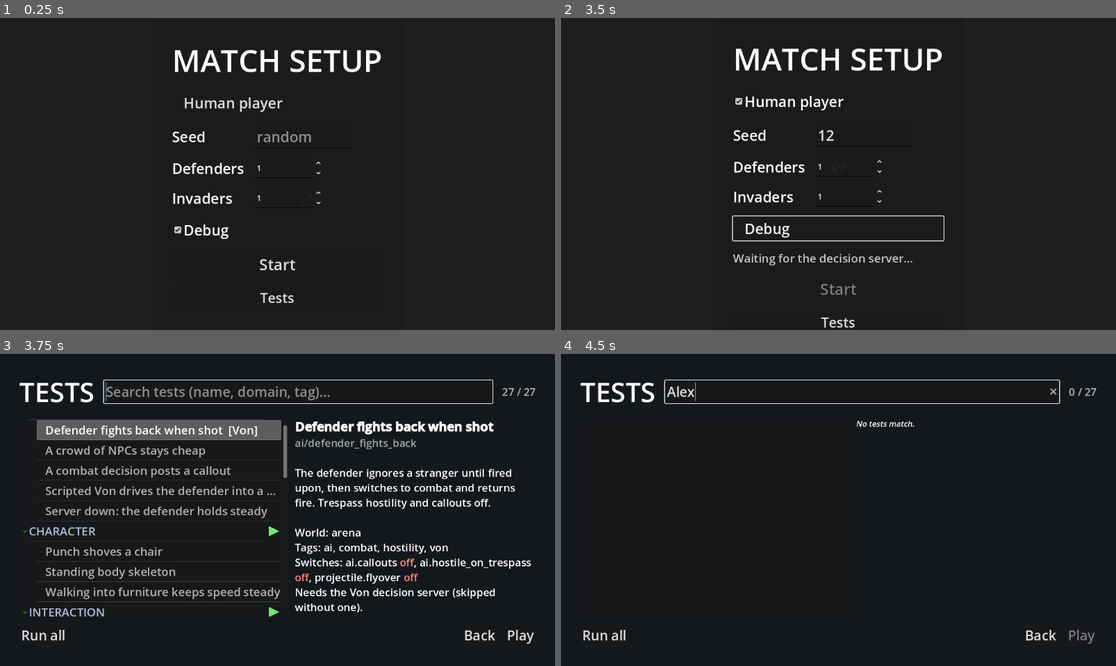
Above: before the commit, frames 1-4 (two rows, left to right).
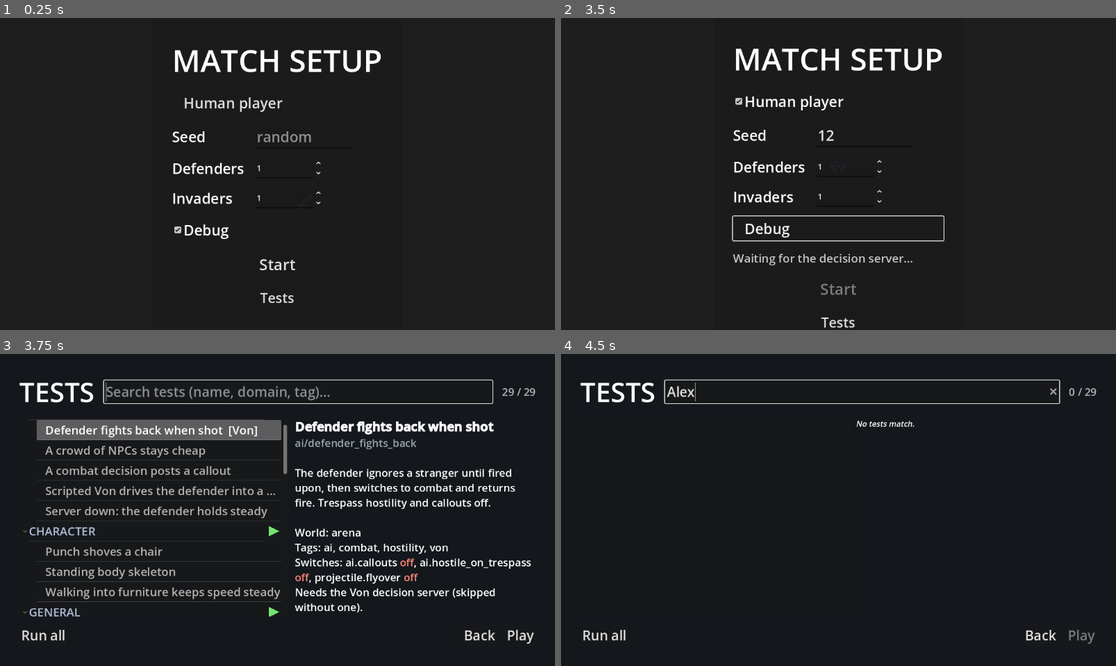
Above: after the commit, the same moments.

Repository: AnthonyThomasson/Example-Godot
Game: Godot game, scene res://scenes/main.tscn
Two runs of this game, one before a commit and one after it. Both use one fixed random seed, a clock stepped at 60 frames per second and the inputs below.
Inputs (mouse positions are in pixels of both pictures, inside the frame that each line leads up to):
- Up to frame 1 (0.25 s): no input
- Up to frame 2 (3.5 s): click (866, 136) at 0.52 s; type "12" at 0.6 s; click "Start" at 1.25 s; click "Human player" at 2 s; click "Debug" at 2.75 s
- Up to frame 3 (3.75 s): click "Tests" at 3.5 s
- Up to frame 4 (4.5 s): click (860, 391) at 4.27 s; type "Alex" at 4.35 s

Frames 1-2 are identical in both runs. In frame 3, 0.3% of the frame differs, in the area x 5-97%, y 10-85%; in frame 4, less than 0.1%.

Commit message:
Improve the camera: wheel zoom, spectator hand-pan
Mouse wheel zooms the camera in either mode. In the spectator framing
view, WASD or the mouse at a screen edge pans it by hand, and after 5 s
without camera input the automatic framing eases back in. New Keybinds
actions (CAMERA_*, ZOOM_IN/OUT) and camera exports make it all
configurable. Adds camera tests and updates the skills.

Closes #9

Co-Authored-By: Claude Sonnet 5.5 <noreply@anthropic.com>

Diff:
--- a/scenes/general/camera_controller.gd
+++ b/scenes/general/camera_controller.gd
@@ -1,6 +1,9 @@
 extends Camera2D
 
 ## Camera behavior: centers on player, but leads toward the mouse when it approaches screen edges.
+## The mouse wheel zooms. In framing mode (the spectator view) the viewer can also take the camera
+## by hand — pan with the camera keys or by pushing the mouse to a screen edge — and after
+## `manual_hold` seconds without camera input the automatic framing eases back in.
 ## This file owns all camera tuning and follows the input pattern.
 
 ## Higher = slower, smoother follow (the camera lerps by 1/follow_speed each frame).
@@ -17,28 +20,80 @@
 ## Framing group: extra world-space padding kept around the framed combatants so they aren't flush
 ## to the screen edge.
 @export var frame_margin: float = 160.0
-## Clamp for the fit-to-combatants zoom (Camera2D zoom: larger = more zoomed in).
-@export var min_zoom: float = 0.4   ## Most zoomed-out the framing is allowed to get.
-@export var max_zoom: float = 2.0   ## Most zoomed-in the framing is allowed to get.
+## Clamp for every zoom, the fit-to-combatants framing and the mouse wheel alike (Camera2D zoom:
+## larger = more zoomed in).
+@export var min_zoom: float = 0.4   ## Most zoomed-out the camera is allowed to get.
+@export var max_zoom: float = 2.0   ## Most zoomed-in the camera is allowed to get.
 var _frame_mode: bool = false       ## When on, frames `_frame_targets` instead of following `_player`.
 var _frame_targets: Array[Node2D] = []  ## The nodes to keep framed (the match combatants).
 
+## Each wheel notch scales the zoom by this factor (> 1; larger = bigger steps).
+@export var zoom_step: float = 1.1
+## Whether the viewer may pan a framing camera by hand. Off where WASD already drives a character.
+@export var pan_enabled: bool = true
+## Hand-pan speed, in screen pixels per second (so it feels the same at any zoom).
+@export var pan_speed: float = 700.0
+## Width (px) of the screen-edge band where the mouse pans the camera; 0 turns edge panning off.
+@export var edge_pan_margin: float = 24.0
+## Seconds without camera input before a hand-steered framing camera returns to automatic framing.
+@export var manual_hold: float = 5.0
+var _manual: bool = false        ## Framing mode only: the viewer has taken over position and zoom.
+var _idle: float = 0.0           ## Seconds since the last camera input while `_manual`.
+var _zoom_level: float = 1.0     ## The zoom the camera eases toward whenever it isn't auto-fitting.
+var _mouse_pos := Vector2.ZERO   ## Last mouse position seen over the window.
+var _mouse_in_window: bool = false  ## Edge panning needs a live pointer: not yet seen, or left, = off.
+
 
 func _ready() -> void:
+	_zoom_level = zoom.x
 	_player = get_node_or_null(target_path)
 	if not _player:
 		push_warning("Camera: could not find target node at %s" % target_path)
 
 
-func _process(_delta: float) -> void:
+## A pointer that left the window (or a window that lost focus) keeps its last edge position, so
+## it stops counting as an edge pan.
+func _notification(what: int) -> void:
+	if what == NOTIFICATION_WM_MOUSE_EXIT or what == NOTIFICATION_WM_WINDOW_FOCUS_OUT:
+		_mouse_in_window = false
+
+
+func _input(event: InputEvent) -> void:
+	if event is InputEventMouseMotion:
+		_mouse_pos = event.position
+		_mouse_in_window = true
+
+
+## The mouse wheel (or whatever ZOOM_IN / ZOOM_OUT are bound to) zooms in either mode; UI that
+## scrolls with the wheel gets it first.
+func _unhandled_input(event: InputEvent) -> void:
+	var direction := 0.0
+	if event.is_action_pressed(Keybinds.ZOOM_IN):
+		direction = 1.0
+	elif event.is_action_pressed(Keybinds.ZOOM_OUT):
+		direction = -1.0
+	else:
+		return
+	# A trackpad scroll arrives as fractional wheel notches.
+	var notches := 1.0
+	if event is InputEventMouseButton and event.factor > 0.0:
+		notches = event.factor
+	_take_over()
+	_zoom_level = clampf(_zoom_level * pow(zoom_step, direction * notches), min_zoom, max_zoom)
+
+
+func _process(delta: float) -> void:
 	if _frame_mode:
-		_frame_combatants()
+		_steer_by_hand(delta)
+		if not _manual:
+			_frame_combatants()
+			return
+	elif _player:
+		var target_pos := _calculate_target_position()
+		global_position = global_position.lerp(target_pos, 1.0 / follow_speed)
+	else:
 		return
-	if not _player:
-		return
-
-	var target_pos := _calculate_target_position()
-	global_position = global_position.lerp(target_pos, 1.0 / follow_speed)
+	zoom = zoom.lerp(Vector2(_zoom_level, _zoom_level), 1.0 / follow_speed)
 
 
 ## Switch to framing mode: ease to keep every live node in `targets` on screen (used by the
@@ -49,6 +104,41 @@
 		if t is Node2D:
 			_frame_targets.append(t)
 	_frame_mode = not _frame_targets.is_empty()
+	_manual = false
+
+
+## Framing mode: pan by the camera keys / screen edge, handing control to the viewer while they do
+## and back to the automatic framing once `manual_hold` seconds pass without any camera input.
+func _steer_by_hand(delta: float) -> void:
+	var pan := (Keybinds.get_camera_vector() + _edge_pan()).limit_length(1.0) if pan_enabled else Vector2.ZERO
+	if pan != Vector2.ZERO:
+		_take_over()
+		global_position += pan * pan_speed * delta / zoom.x
+	elif _manual:
+		_idle += delta
+		if _idle >= manual_hold:
+			_manual = false
+
+
+## Framing mode: the viewer just used the camera. Freeze the automatic framing where it is and
+## restart the idle clock. (Following has no manual state — the wheel only moves `_zoom_level`.)
+func _take_over() -> void:
+	if not _frame_mode:
+		return
+	_idle = 0.0
+	if not _manual:
+		_manual = true
+		_zoom_level = zoom.x
+
+
+## Pan direction from the mouse pushing against a screen edge: each axis -1, 0 or 1.
+func _edge_pan() -> Vector2:
+	if edge_pan_margin <= 0.0 or not _mouse_in_window:
+		return Vector2.ZERO
+	var size := get_viewport_rect().size
+	return Vector2(
+		float(_mouse_pos.x >= size.x - edge_pan_margin) - float(_mouse_pos.x <= edge_pan_margin),
+		float(_mouse_pos.y >= size.y - edge_pan_margin) - float(_mouse_pos.y <= edge_pan_margin))
 
 
 ## Centre on the midpoint of the live framed targets and zoom to fit them plus `frame_margin`. A
--- a/scenes/general/keybinds.gd
+++ b/scenes/general/keybinds.gd
@@ -20,6 +20,15 @@
 ## Pause/resume the game (spectator inspector only — shares Space with INTERACT, which is unused in the
 ## player-less spectator match).
 const PAUSE := "pause"
+## Pan the spectator camera by hand (camera_controller.gd). Shares WASD with the MOVE_* actions —
+## harmless because the spectator match has no player to move.
+const CAMERA_LEFT := "camera_left"
+const CAMERA_RIGHT := "camera_right"
+const CAMERA_UP := "camera_up"
+const CAMERA_DOWN := "camera_down"
+## Zoom the camera (default: mouse wheel).
+const ZOOM_IN := "zoom_in"
+const ZOOM_OUT := "zoom_out"
 const ITEM_1 := "item_1"
 const ITEM_2 := "item_2"
 const ITEM_3 := "item_3"
@@ -41,6 +50,10 @@
 	INTERACT: KEY_SPACE,
 	MENU: KEY_ESCAPE,
 	PAUSE: KEY_SPACE,
+	CAMERA_LEFT: KEY_A,
+	CAMERA_RIGHT: KEY_D,
+	CAMERA_UP: KEY_W,
+	CAMERA_DOWN: KEY_S,
 	ITEM_1: KEY_1,
 	ITEM_2: KEY_2,
 	ITEM_3: KEY_3,
@@ -52,6 +65,14 @@
 	ITEM_9: KEY_9,
 }
 
+## Default mouse button for each pointer-bound action (`MouseButton` values aren't `Key`s, so they
+## live apart from DEFAULTS). Remap one at runtime with `rebind_mouse()`.
+const MOUSE_DEFAULTS := {
+	FIRE: MOUSE_BUTTON_LEFT,
+	ZOOM_IN: MOUSE_BUTTON_WHEEL_UP,
+	ZOOM_OUT: MOUSE_BUTTON_WHEEL_DOWN,
+}
+
 
 func _ready() -> void:
 	# Make sure every action exists in the InputMap and matches DEFAULTS, even if
@@ -61,9 +82,9 @@
 			InputMap.add_action(action)
 		rebind(action, DEFAULTS[action])
 
-	# FIRE is bound to a mouse button, which isn't a Key value, so it lives
-	# outside the keyboard DEFAULTS dict and is registered separately here.
-	rebind_mouse(FIRE, MOUSE_BUTTON_LEFT)
+	# Mouse buttons aren't Key values, so they're registered from their own table.
+	for action in MOUSE_DEFAULTS:
+		rebind_mouse(action, MOUSE_DEFAULTS[action])
 
 
 ## Point the given action at a single physical key, replacing any existing events.
@@ -93,6 +114,11 @@
 	return Input.get_vector(MOVE_LEFT, MOVE_RIGHT, MOVE_UP, MOVE_DOWN)
 
 
+## Manual camera pan direction from the four camera actions (length <= 1).
+func get_camera_vector() -> Vector2:
+	return Input.get_vector(CAMERA_LEFT, CAMERA_RIGHT, CAMERA_UP, CAMERA_DOWN)
+
+
 ## True on the frame the punch key is pressed. Goes through the same rebindable
 ## action as movement, so remapping `PUNCH` via `rebind()` just works.
 func is_punch_just_pressed() -> bool:
--- a/scenes/testing/test_runner.gd
+++ b/scenes/testing/test_runner.gd
@@ -256,7 +256,9 @@
 
 
 ## Frame the setup's camera targets (default: every actor; an empty world frames its first room).
+## A world with a human-driven player keeps WASD for walking, so the camera's hand-pan is off there.
 func _frame_camera(setup: TestSetup) -> void:
+	_camera.set("pan_enabled", not setup.actors.any(func(a): return a["kind"] == &"player"))
 	var targets: Array = []
 	for id in (setup.camera_targets if not setup.camera_targets.is_empty() else _world.actors.keys()):
 		var a: Node = _world.actors.get(id)
--- /dev/null
+++ b/tests/general/camera_manual_pan_test.gd
@@ -0,0 +1,65 @@
+extends GameTest
+
+## A spectator (framing) camera can be steered by hand — the camera keys or the mouse at a screen
+## edge — and returns to its automatic framing after 5 seconds without camera input.
+
+const CameraController = preload("res://scenes/general/camera_controller.gd")
+
+
+func describe() -> Dictionary:
+	return {
+		"name": "Spectator camera pans by hand, then returns",
+		"description": "Camera keys and the screen edge pan a framing camera; 5 s idle eases it back to the combatants.",
+		"tags": ["camera", "pan", "input"],
+		"timeout": 30.0,
+	}
+
+
+func configure(s: TestSetup) -> void:
+	s.arena(Rect2(0, 0, 1000, 640))
+	s.actor(&"a", &"puppet", Vector2(300, 300))
+	s.actor(&"b", &"puppet", Vector2(700, 300))
+
+
+func run(t: TestContext) -> void:
+	var cam := Camera2D.new()
+	cam.set_script(CameraController)
+	cam.target_path = ^".."
+	t.world.add_child(cam)
+	cam.frame([t.actor(&"a"), t.actor(&"b")])
+	await t.seconds(2.0)
+	var home := cam.global_position
+	t.expect_near(home.x, 500.0, 5.0, "the framing centres on the two combatants")
+
+	# Camera key: pans while held.
+	Input.action_press(Keybinds.CAMERA_RIGHT)
+	await t.seconds(0.5)
+	Input.action_release(Keybinds.CAMERA_RIGHT)
+	var panned := cam.global_position
+	t.check(panned.x > home.x + 100.0, "the camera key pans right (moved %.0f)" % (panned.x - home.x))
+
+	# Held by hand: no snap back while the hold time is running.
+	await t.seconds(cam.manual_hold - 1.0)
+	t.check(cam.global_position.distance_to(panned) < 5.0, "the camera stays where it was left")
+
+	# Idle past the hold: automatic framing resumes.
+	await t.seconds(1.0 + 2.5)
+	t.check(cam.global_position.distance_to(home) < 10.0, "5 s idle returns the camera to its framing")
+
+	# Screen edge: the mouse against the right edge pans right.
+	var edge := cam.get_viewport_rect().size.x - 2.0
+	_move_mouse(Vector2(edge, 300.0))
+	await t.seconds(0.5)
+	t.check(cam.global_position.x > home.x + 100.0, "the mouse at the right edge pans right")
+
+	# Leaving the window stops the edge pan.
+	cam.notification(Node.NOTIFICATION_WM_MOUSE_EXIT)
+	var stopped := cam.global_position
+	await t.seconds(0.5)
+	t.check(cam.global_position.distance_to(stopped) < 5.0, "no edge pan once the mouse has left the window")
+
+
+func _move_mouse(at: Vector2) -> void:
+	var event := InputEventMouseMotion.new()
+	event.position = at
+	Input.parse_input_event(event)
--- /dev/null
+++ b/tests/general/camera_wheel_zoom_test.gd
@@ -0,0 +1,55 @@
+extends GameTest
+
+## The mouse wheel zooms a following camera: in on wheel-up, out on wheel-down, never past its
+## min_zoom / max_zoom.
+
+const CameraController = preload("res://scenes/general/camera_controller.gd")
+
+
+func describe() -> Dictionary:
+	return {
+		"name": "Mouse wheel zooms the camera",
+		"description": "A following camera zooms in on wheel-up, out on wheel-down, and stops at its zoom limits.",
+		"tags": ["camera", "zoom", "input"],
+		"timeout": 12.0,
+	}
+
+
+func configure(s: TestSetup) -> void:
+	s.arena(Rect2(0, 0, 800, 500))
+
+
+func run(t: TestContext) -> void:
+	var cam := Camera2D.new()
+	cam.set_script(CameraController)
+	cam.target_path = ^".."  # follow the world root
+	t.world.add_child(cam)
+	await t.seconds(0.3)
+
+	_wheel(MOUSE_BUTTON_WHEEL_UP)
+	_wheel(MOUSE_BUTTON_WHEEL_UP)
+	await t.seconds(1.0)
+	t.check(cam.zoom.x > 1.15, "wheel-up zoomed in (zoom %.2f)" % cam.zoom.x)
+
+	for i in 4:
+		_wheel(MOUSE_BUTTON_WHEEL_DOWN)
+	await t.seconds(1.0)
+	t.check(cam.zoom.x < 1.0, "wheel-down zoomed back out past the start (zoom %.2f)" % cam.zoom.x)
+
+	for i in 60:
+		_wheel(MOUSE_BUTTON_WHEEL_DOWN)
+	await t.seconds(2.0)
+	t.expect_near(cam.zoom.x, cam.min_zoom, 0.02, "zoom stops at min_zoom")
+
+	for i in 120:
+		_wheel(MOUSE_BUTTON_WHEEL_UP)
+	await t.seconds(2.0)
+	t.expect_near(cam.zoom.x, cam.max_zoom, 0.02, "zoom stops at max_zoom")
+
+
+## One wheel notch, as the OS delivers it.
+func _wheel(button: MouseButton) -> void:
+	var event := InputEventMouseButton.new()
+	event.button_index = button
+	event.pressed = true
+	Input.parse_input_event(event)
Not shown, added: tests/general/camera_manual_pan_test.gd.uid
Not shown, added: tests/general/camera_wheel_zoom_test.gd.uid
Not shown, changed: .claude/skills/architecture/SKILL.md
Not shown, changed: .claude/skills/domain-general/SKILL.md
Not shown, changed: .claude/skills/domain-testing/SKILL.md
